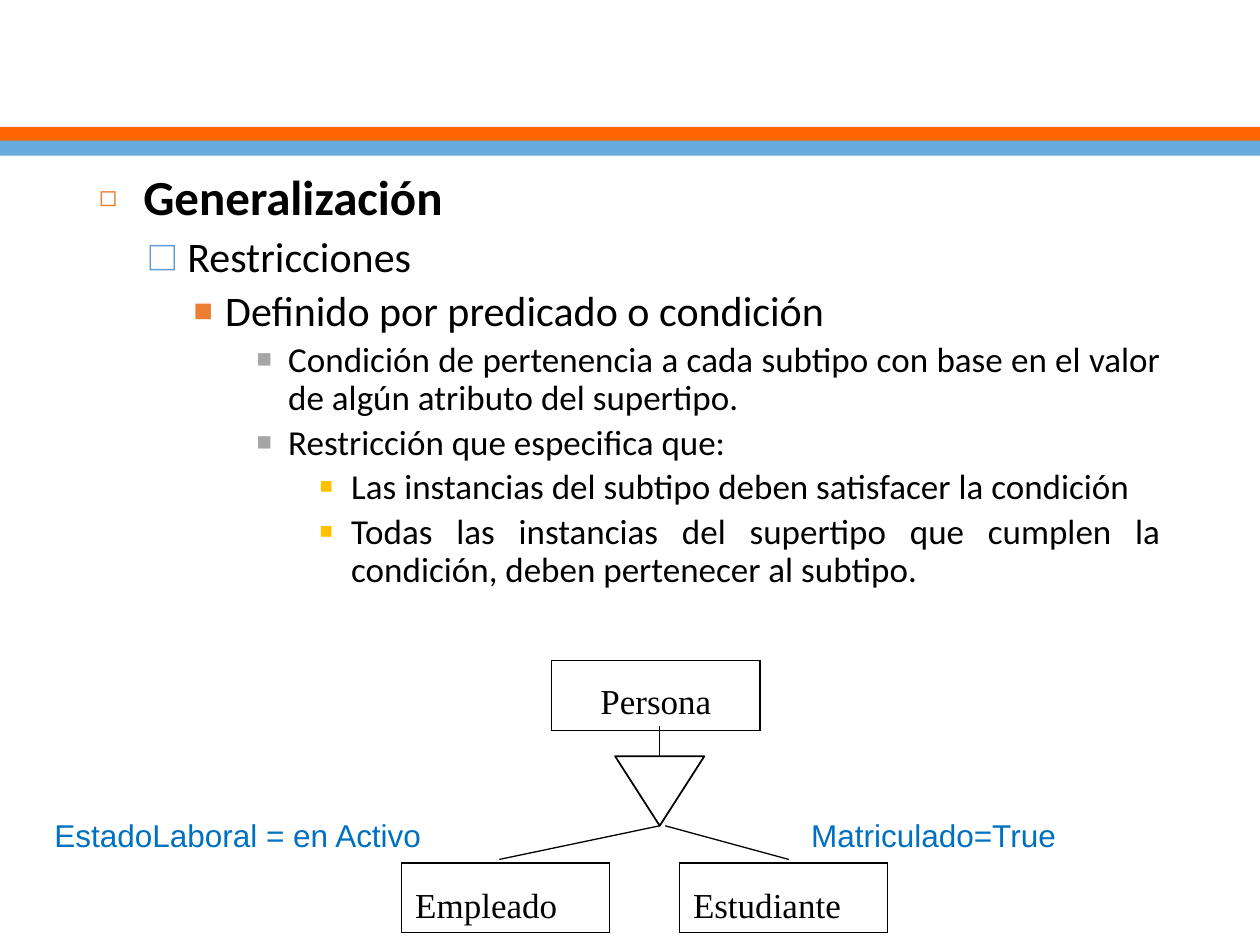
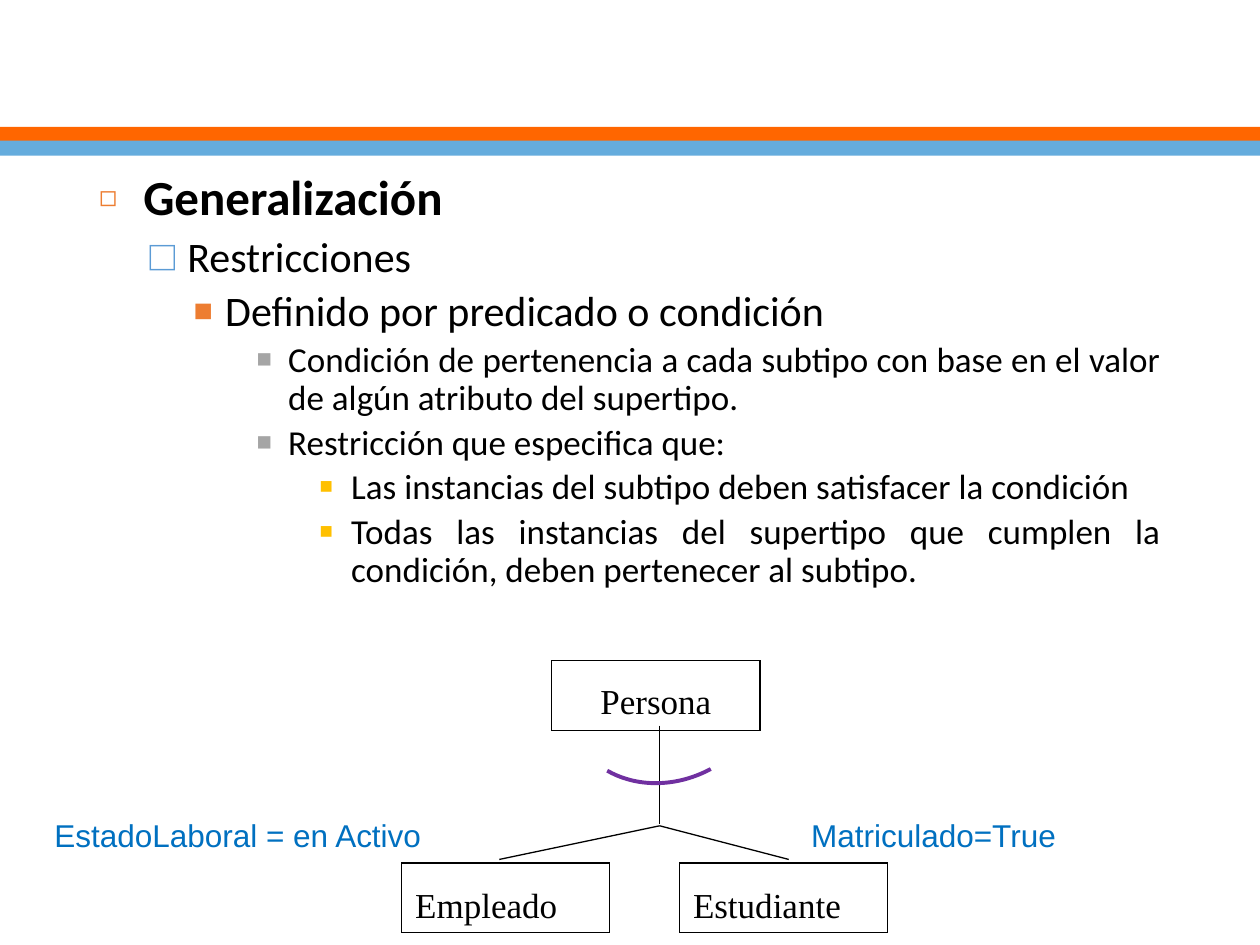
Before and after one commit to ejimenezdelgado/funda_db_miercoles_1_2020_tarde, a slide deck: slide 15 of Clase 3/Clase3.pptx. Drawn at 1260x945 pixels with LibreOffice and Linux fonts; fonts in the diff are those of the drawing; background and template pictures are left out. Boxes give left, top, right and bottom in pixels: in the first picture for what was removed or moved away, otherwise in the second. Text is boxed around its words. In the diff, an @@ line names an element or a change of style, - is before the commit and + after.

```diff
--- a/Clase 3/Clase3.pptx
+++ b/Clase 3/Clase3.pptx
@@ arc (boxed as its full ellipse) added at [521,532,819,826], outline #7030A0 2.25 pt @@
@@ line moved from (660, 726) - (660, 756) to (660, 726) - (660, 824) @@
@@ triangle removed at [615,756,704,825] @@
@@ line moved from (665, 825) - (789, 859) to (660, 825) - (789, 859) @@
```
Also in this commit, not shown: 6 other slides changed, 6 other files.
